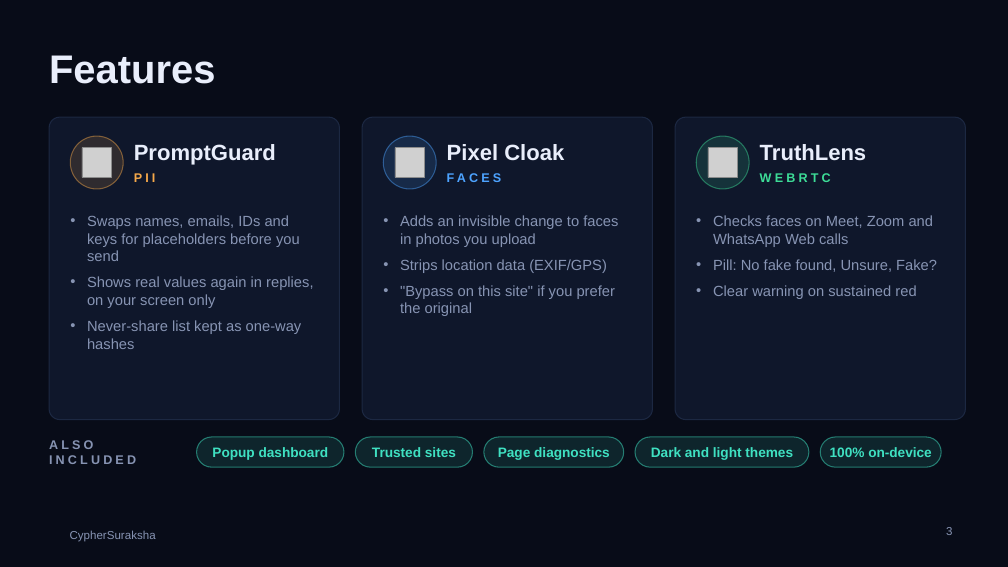
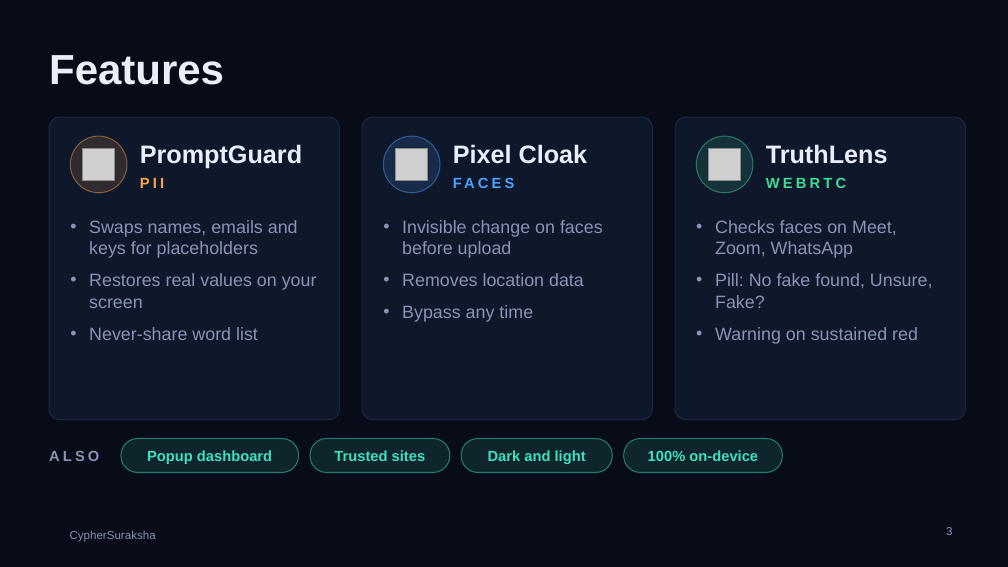
Before and after one commit to nishadiyer/CypherSuraksha, a slide deck: slide 3 of docs/pitch/CypherSuraksha-pitch.pptx. Drawn at 1008x567 pixels with LibreOffice and Linux fonts; fonts in the diff are those of the drawing; grey boxes stand for pictures; background and template pictures are left out. Boxes give left, top, right and bottom in pixels: in the first picture for what was removed or moved away, otherwise in the second. Text is boxed around its words. In the diff, an @@ line names an element or a change of style, - is before the commit and + after.

```diff
--- a/docs/pitch/CypherSuraksha-pitch.pptx
+++ b/docs/pitch/CypherSuraksha-pitch.pptx
@@ title "Features" at <box>49,55,224,85</box>: size 38 to 40 pt @@
@@ ellipse: place and size @@
-ellipse at <box>70,136,123,189</box>
+ellipse at <box>70,136,127,193</box>
@@ ellipse: place and size @@
-ellipse at <box>383,136,436,189</box>
+ellipse at <box>383,136,440,193</box>
@@ ellipse: place and size @@
-ellipse at <box>696,136,749,189</box>
+ellipse at <box>696,136,753,193</box>
@@ 3 pictures: place and size @@
-3 pictures at <box>82,147,737,177</box>
+3 pictures at <box>82,149,741,181</box>
@@ size 21 to 24 pt in 3 elements at <box>140,144,302,168</box>, <box>453,144,588,164</box>, <box>766,144,888,164</box> @@
@@ size 12 to 14 pt in 3 elements at <box>140,178,164,188</box>, <box>453,172,642,194</box>, <box>766,177,846,188</box> @@
@@ text at <box>89,220,317,340</box>: text changed; size 14 to 17 pt @@
-• Swaps names, emails, IDs and keys for placeholders before you send
-• Shows real values again in replies, on your screen only
-• Never-share list kept as one-way hashes
+• Swaps names, emails and keys for placeholders
+• Restores real values on your screen
+• Never-share word list
@@ text at <box>402,220,603,322</box>: text changed; size 14 to 17 pt @@
-• Adds an invisible change to faces in photos you upload
-• Strips location data (EXIF/GPS)
-• "Bypass on this site" if you prefer the original
+• Invisible change on faces before upload
+• Removes location data
+• Bypass any time
@@ text at <box>715,220,897,258</box>: text changed; size 14 to 17 pt @@
-• Checks faces on Meet, Zoom and WhatsApp Web calls
+• Checks faces on Meet, Zoom, WhatsApp
@@ text at <box>715,273,933,308</box>: size 14 to 17 pt in "Pill: No fake found, Unsure, Fake?"; indent changed; more space between paragraphs @@
@@ text at <box>715,327,918,344</box>: text changed; size 14 to 17 pt @@
-• Clear warning on sustained red
+• Warning on sustained red
@@ text "Popup dashboard": place and size @@
-text "Popup dashboard" at <box>212,447,329,460</box>
+text "Popup dashboard" at <box>147,450,272,464</box>
@@ proportions changed in 4 elements at <box>461,439,613,473</box>, <box>624,439,783,473</box>, <box>310,439,450,473</box>, <box>121,439,299,473</box> @@
@@ rounded rectangle: place and size @@
-rounded rectangle at <box>197,437,344,467</box>
+rounded rectangle at <box>121,439,299,473</box>
@@ text "Trusted sites": place and size @@
-text "Trusted sites" at <box>372,447,456,457</box>
+text "Trusted sites" at <box>334,450,426,461</box>
@@ rounded rectangle: place and size @@
-rounded rectangle at <box>355,437,473,467</box>
+rounded rectangle at <box>310,439,450,473</box>
@@ rounded rectangle: place and size @@
-rounded rectangle at <box>484,437,624,467</box>
+rounded rectangle at <box>461,439,613,473</box>
@@ text removed at <box>498,447,610,460</box> @@
-Page diagnostics
@@ size 13 to 14 pt in 3 elements at <box>334,450,426,461</box>, <box>147,450,272,464</box>, <box>648,450,758,461</box> @@
@@ rounded rectangle: place and size @@
-rounded rectangle at <box>635,437,809,467</box>
+rounded rectangle at <box>624,439,783,473</box>
@@ text "100% on-device": place and size @@
-text "100% on-device" at <box>830,447,932,457</box>
+text "100% on-device" at <box>648,450,758,461</box>
@@ rounded rectangle removed at <box>820,437,941,467</box> @@
@@ text at <box>49,451,99,461</box>: text changed; size 12 to 14 pt @@
-ALSO INCLUDED
+ALSO
@@ text at <box>488,450,586,464</box>: text changed; size 13 to 14 pt @@
-Dark and light themes
+Dark and light
```
Also in this commit, not shown: 7 other slides changed, 1 other file.
